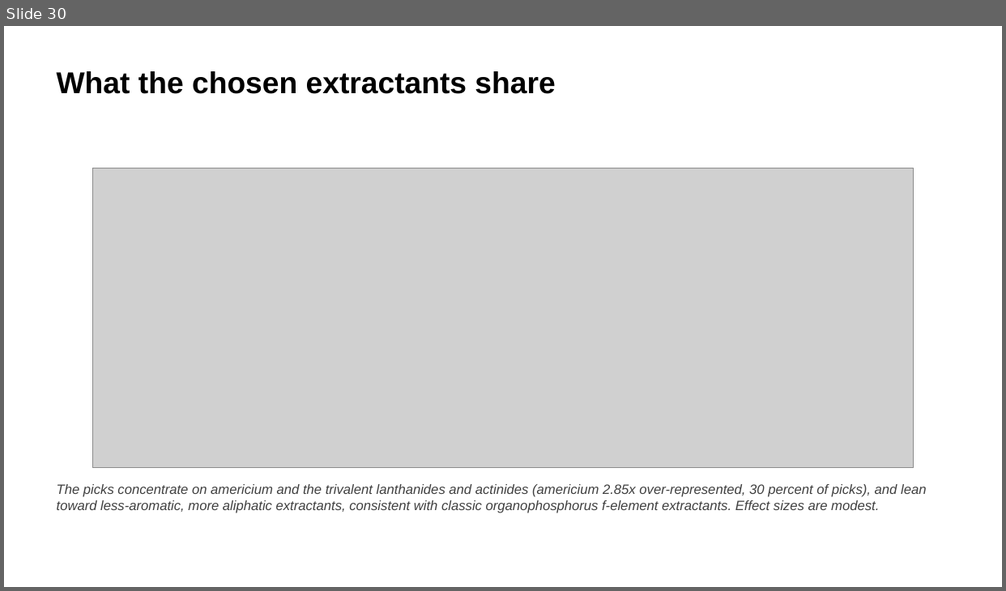
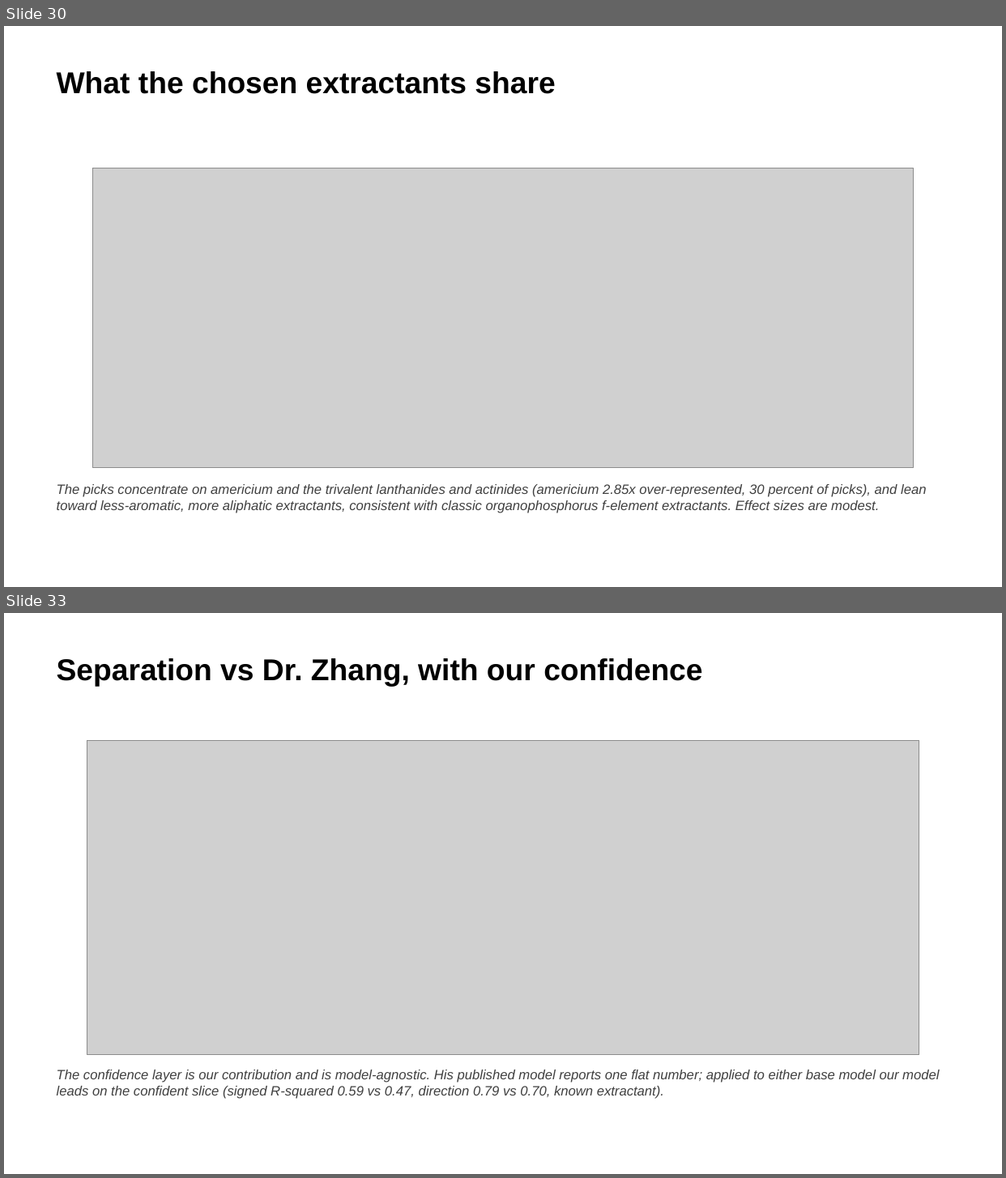
Before and after one commit to SkyEpstein/Machine-learning-to-separate-f-elements-2, a slide deck: docs/REE_Results_Slides_Final.pptx. Shown one above the other, each under a label of ours: slide 30 before the commit, slides 30 and 33 after it; the slides between them are not shown. The pictures are 1006x591 and 1006x1178 pixels, drawn with LibreOffice and Linux fonts; fonts in the diff are those of the drawing; grey boxes stand for pictures. Boxes give left, top, right and bottom in pixels: in the first picture for what was removed or moved away, otherwise in the second. Text is boxed around its words. In the diff, an @@ line names an element or a change of style, - is before the commit and + after.

```diff
--- a/docs/REE_Results_Slides_Final.pptx
+++ b/docs/REE_Results_Slides_Final.pptx
@@ slide 33 added at [4,613,1002,1174], background #FFFFFF @@
@@ text added at [57,658,702,687], 29 pt, text #000000, bold @@
+Separation vs Dr. Zhang, with our confidence
@@ picture added at [87,740,919,1054] @@
@@ text added at [57,1070,939,1099], 13 pt, text #404040, italic @@
+The confidence layer is our contribution and is model-agnostic. His published model reports one flat number; applied to either base model our model leads on the confident slice (signed R-squared 0.59 vs 0.47, direction 0.79 vs 0.70, known extractant).
```
Also in this commit, not shown: 2 other slides added, 10 other files.
